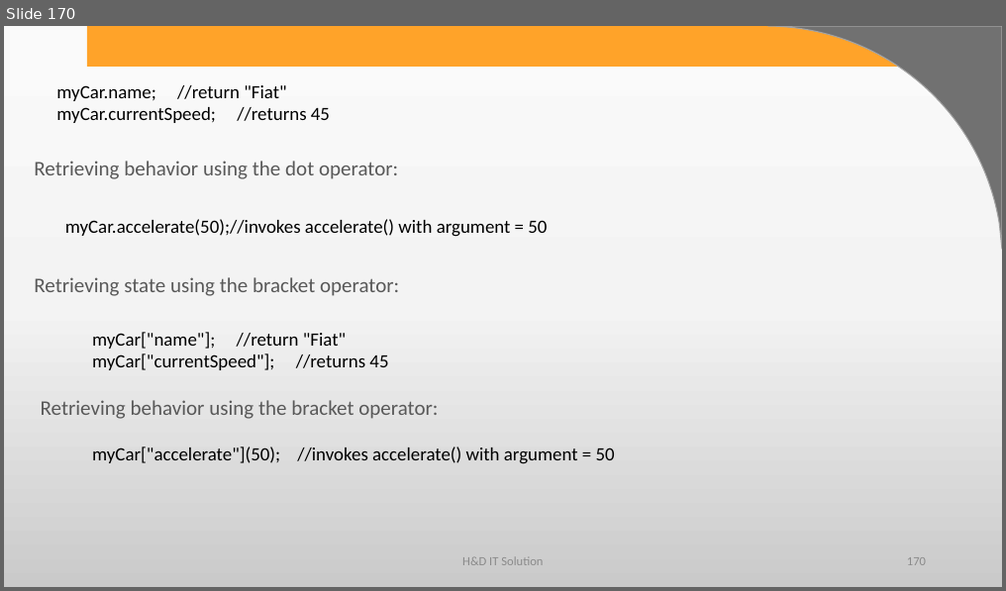
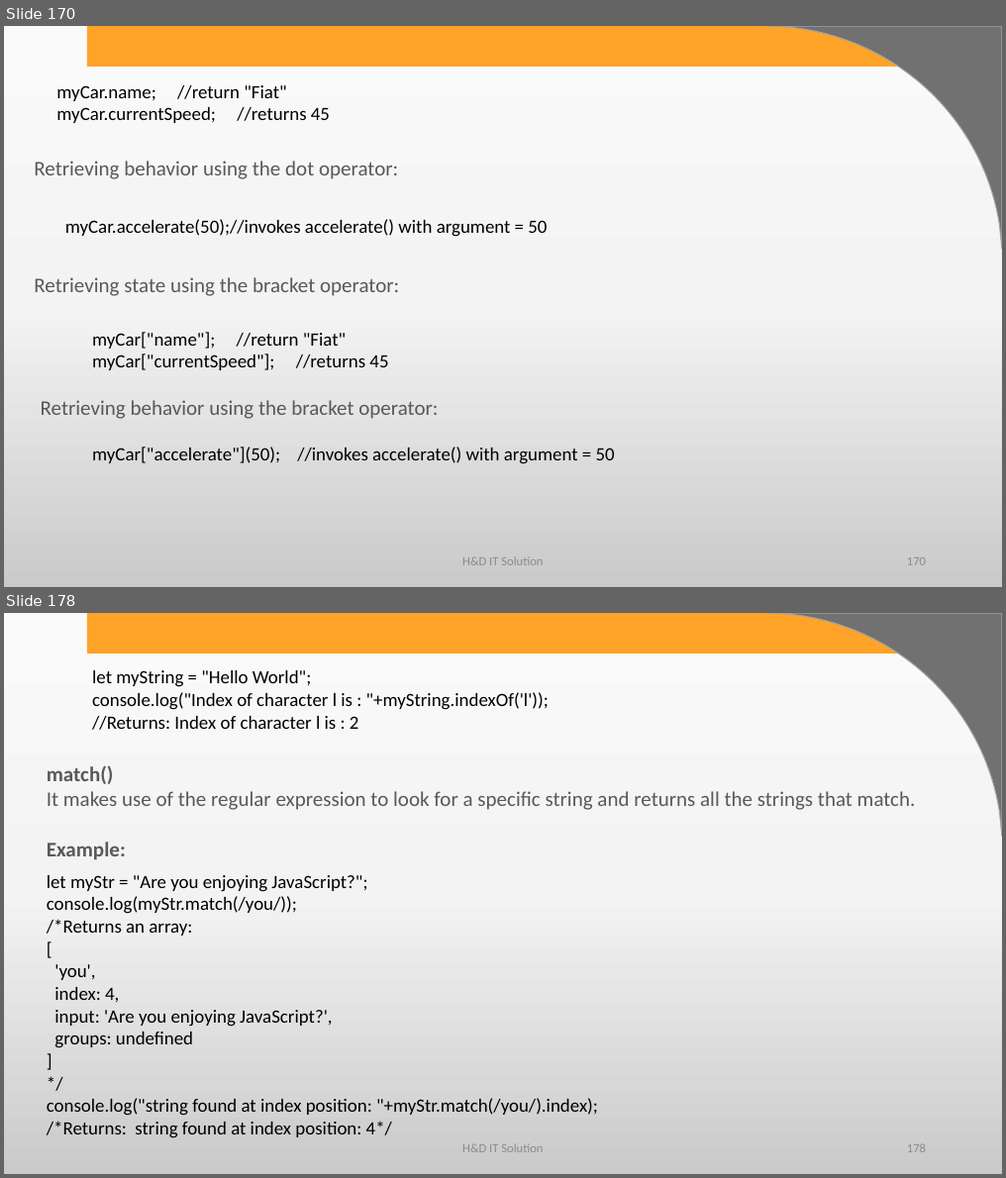
Before and after one commit to harshadasawant/javascript, a slide deck: ppt/JavaScript.pptx. Shown one above the other, each under a label of ours: slide 170 before the commit, slides 170 and 178 after it; the slides between them are not shown. The pictures are 1006x591 and 1006x1178 pixels, drawn with LibreOffice and Linux fonts; fonts in the diff are those of the drawing; background and template pictures are left out. Boxes give left, top, right and bottom in pixels: in the first picture for what was removed or moved away, otherwise in the second. Text is boxed around its words. In the diff, an @@ line names an element or a change of style, - is before the commit and + after.

```diff
--- a/ppt/JavaScript.pptx
+++ b/ppt/JavaScript.pptx
@@ slide 178 added at <box>4,613,1002,1174</box>, background gradient #FBFBFB to #F4F4F4 to #CBCBCB; not listed: 2 template elements that a slide beside it also shows @@
@@ text added at <box>92,670,548,730</box>, 18 pt, text #000000 @@
+let myString = "Hello World";
+console.log("Index of character l is : "+myString.indexOf('l'));
+//Returns: Index of character l is : 2
@@ text added at <box>47,765,916,861</box>, 20 pt, text #595959 @@
+match()
+It makes use of the regular expression to look for a specific string and returns all the strings that match.
+Example:
@@ text added at <box>47,875,598,1138</box>, 18 pt, text #000000 @@
+let myStr = "Are you enjoying JavaScript?";
+console.log(myStr.match(/you/));
+/*Returns an array:
+[
+'you',
+index: 4,
+input: 'Are you enjoying JavaScript?',
+groups: undefined
+]
+*/
+console.log("string found at index position: "+myStr.match(/you/).index);
+/*Returns: string found at index position: 4*/
@@ text added at <box>462,1145,543,1153</box>, 12 pt, text #8C8C8C @@
+H&D IT Solution
@@ page number added at <box>907,1145,926,1153</box>, 12 pt, text #8C8C8C @@
+178
```
Also in this commit, not shown: 31 other slides added, 1 other file.
